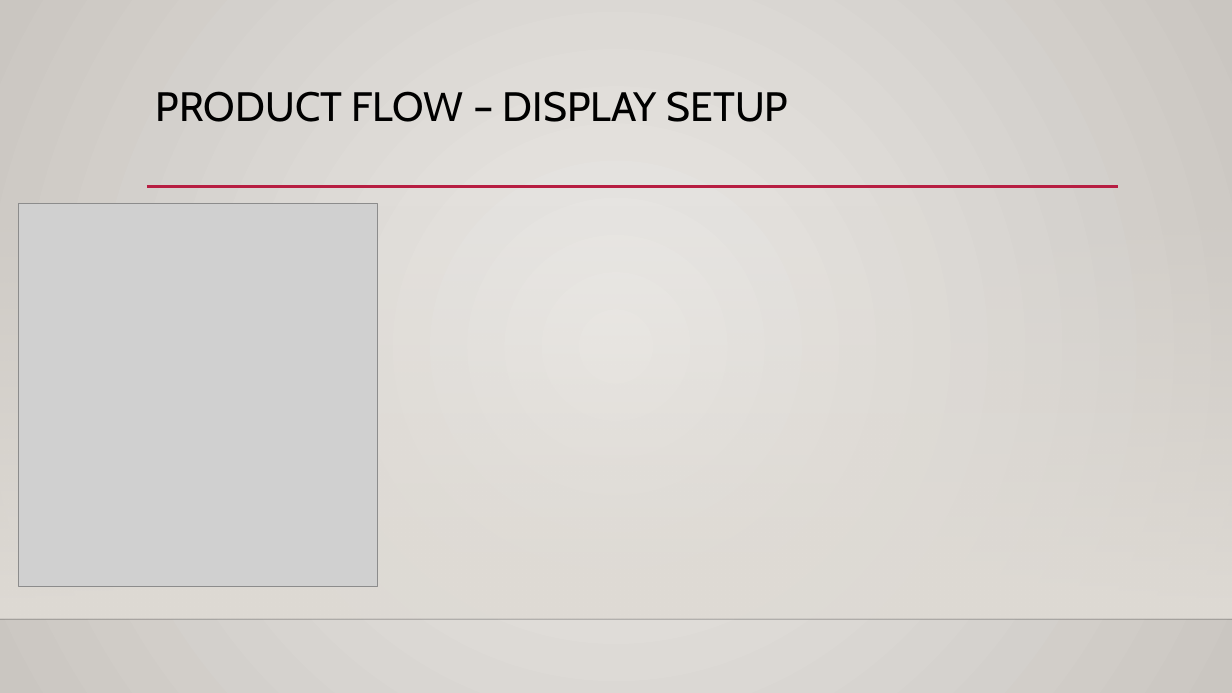
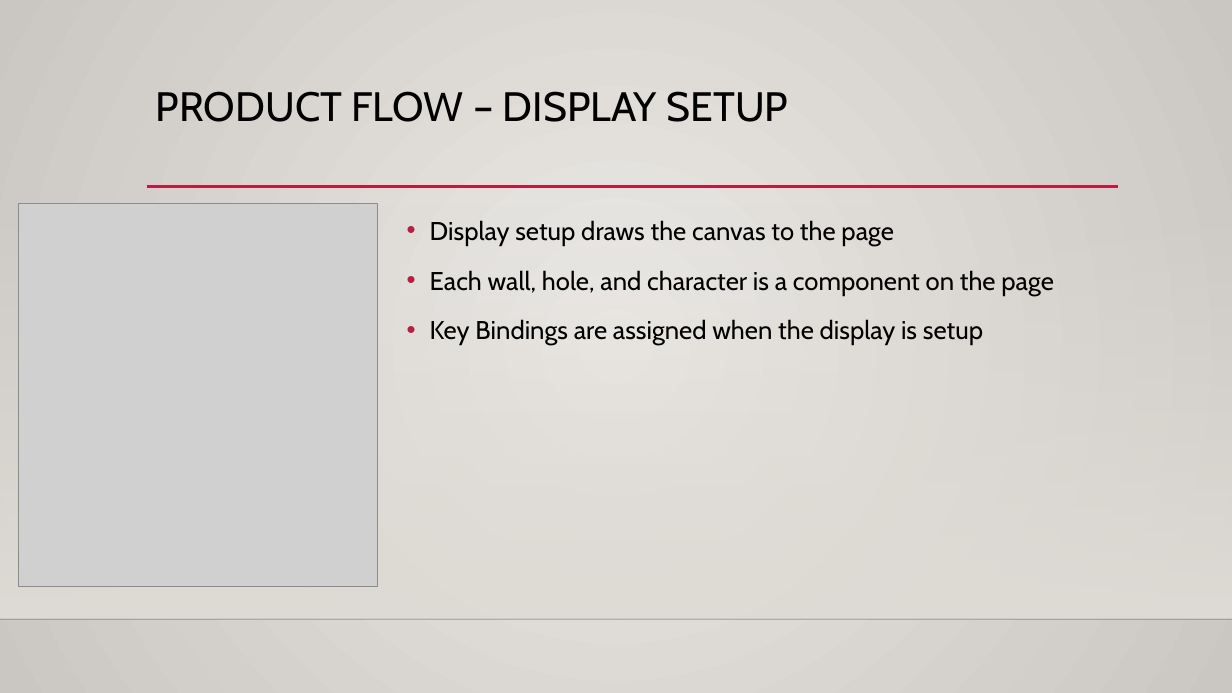
Before and after one commit to RebekahManweiler/MazeWalkThrough, a slide deck: slide 4 of MazePrototypePresentation.pptx (slide 3 before the commit). Drawn at 1232x693 pixels with LibreOffice and Linux fonts; fonts in the diff are those of the drawing; grey boxes stand for pictures; background and template pictures are left out. Boxes give left, top, right and bottom in pixels: in the first picture for what was removed or moved away, otherwise in the second. Text is boxed around its words. In the diff, an @@ line names an element or a change of style, - is before the commit and + after.

```diff
--- a/MazePrototypePresentation.pptx
+++ b/MazePrototypePresentation.pptx
@@ text added at [430, 220, 1054, 345], 20 pt, text #000000 @@
+• Display setup draws the canvas to the page
+• Each wall, hole, and character is a component on the page
+• Key Bindings are assigned when the display is setup
```
Also in this commit, not shown: 5 other slides changed, 37 other files.
